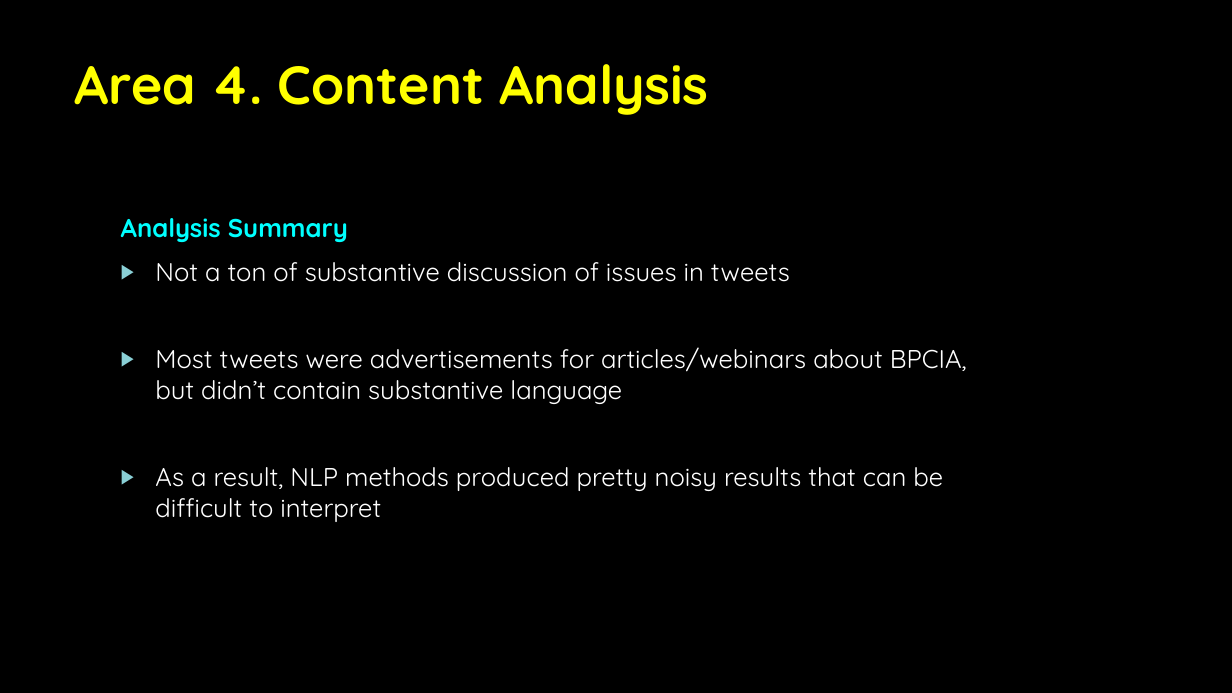
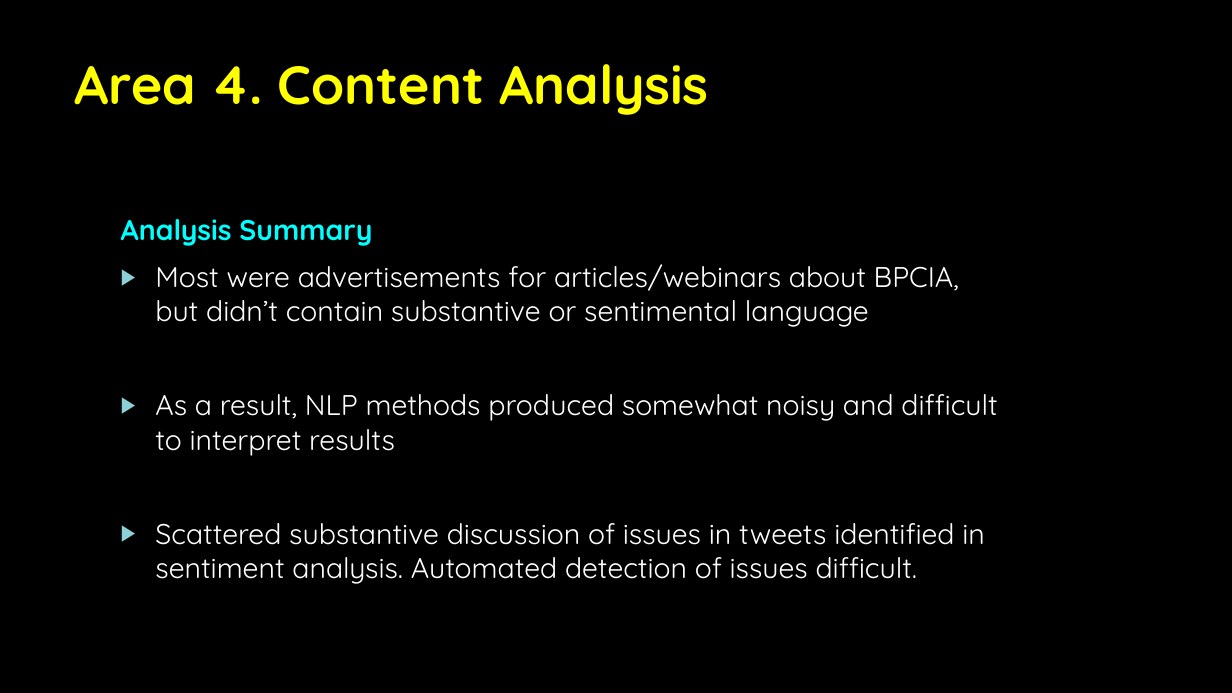
Before and after one commit to Luke-Patterson/BPCIA, a slide deck: slide 17 of BPCI Twitter Analysis Slides.pptx (slide 13 before the commit). Drawn at 1232x693 pixels with LibreOffice and Linux fonts; fonts in the diff are those of the drawing; background and template pictures are left out. Boxes give left, top, right and bottom in pixels: in the first picture for what was removed or moved away, otherwise in the second. Text is boxed around its words. In the diff, an @@ line names an element or a change of style, - is before the commit and + after.

```diff
--- a/BPCI Twitter Analysis Slides.pptx
+++ b/BPCI Twitter Analysis Slides.pptx
@@ text at <box>121,219,372,246</box>: size 20 to 22.2 pt in "Analysis Summary" @@
@@ text at <box>155,264,997,584</box>: text changed; size 20 to 22.2 pt @@
-▶ Not a ton of substantive discussion of issues in tweets
-▶ Most tweets were advertisements for articles/webinars about BPCIA, but didn’t contain substantive language
-▶ As a result, NLP methods produced pretty noisy results that can be difficult to interpret
+▶ Most were advertisements for articles/webinars about BPCIA, but didn’t contain substantive or sentimental language
+▶ As a result, NLP methods produced somewhat noisy and difficult to interpret results
+▶ Scattered substantive discussion of issues in tweets identified in sentiment analysis. Automated detection of issues difficult.
```
Also in this commit, not shown: 1 other slide changed, 11 slides added, 40 other files.
